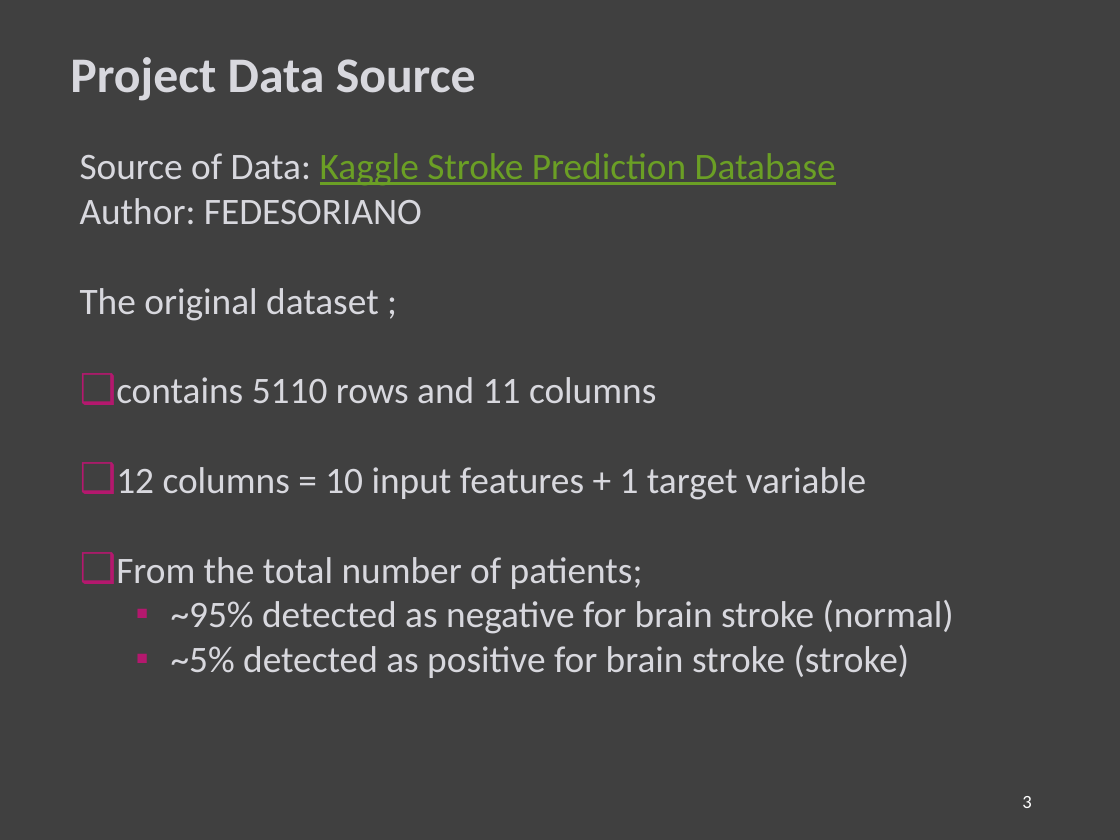
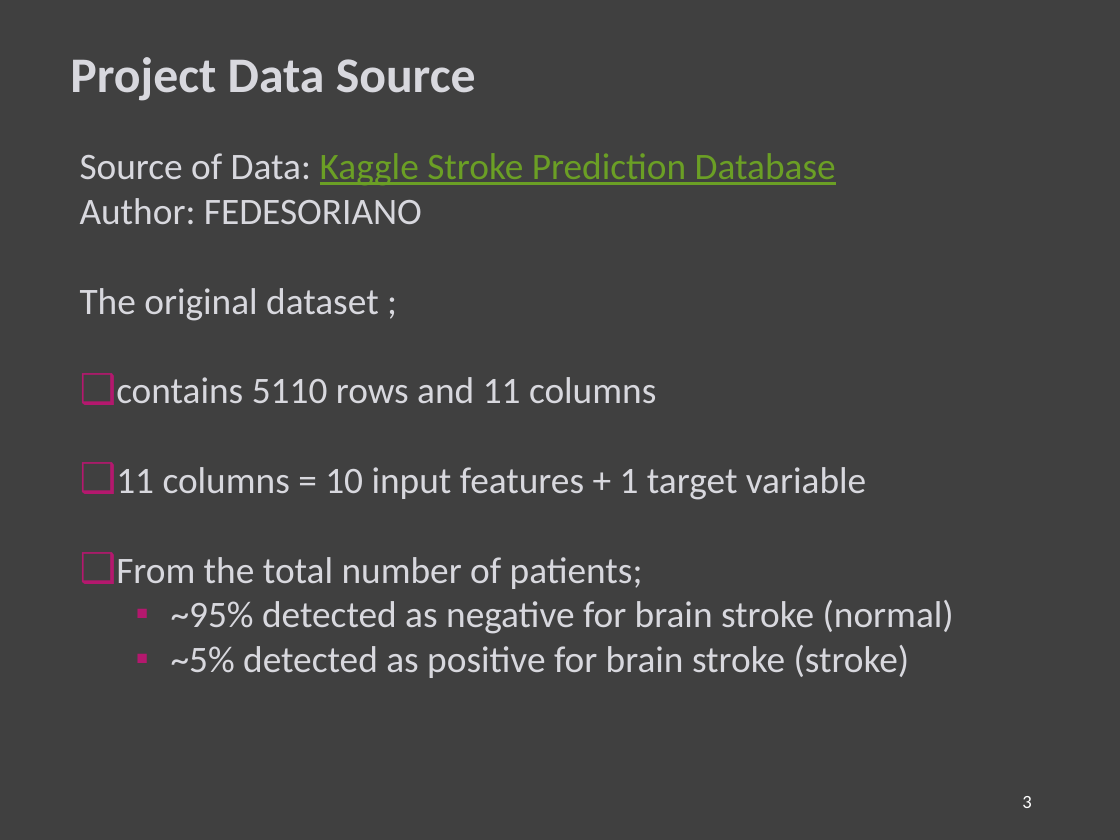
Before and after one commit to sheha919/Stroke_Prediction, a slide deck: slide 3 of stroke_pred_presentation.pptx. Drawn at 1120x840 pixels with LibreOffice and Linux fonts; fonts in the diff are those of the drawing. Boxes give left, top, right and bottom in pixels: in the first picture for what was removed or moved away, otherwise in the second. Text is boxed around its words. In the diff, an @@ line names an element or a change of style, - is before the commit and + after.

```diff
--- a/stroke_pred_presentation.pptx
+++ b/stroke_pred_presentation.pptx
@@ text at box(116, 467, 866, 500): text changed @@
-❑ 12 columns = 10 input features + 1 target variable
+❑ 11 columns = 10 input features + 1 target variable
```
